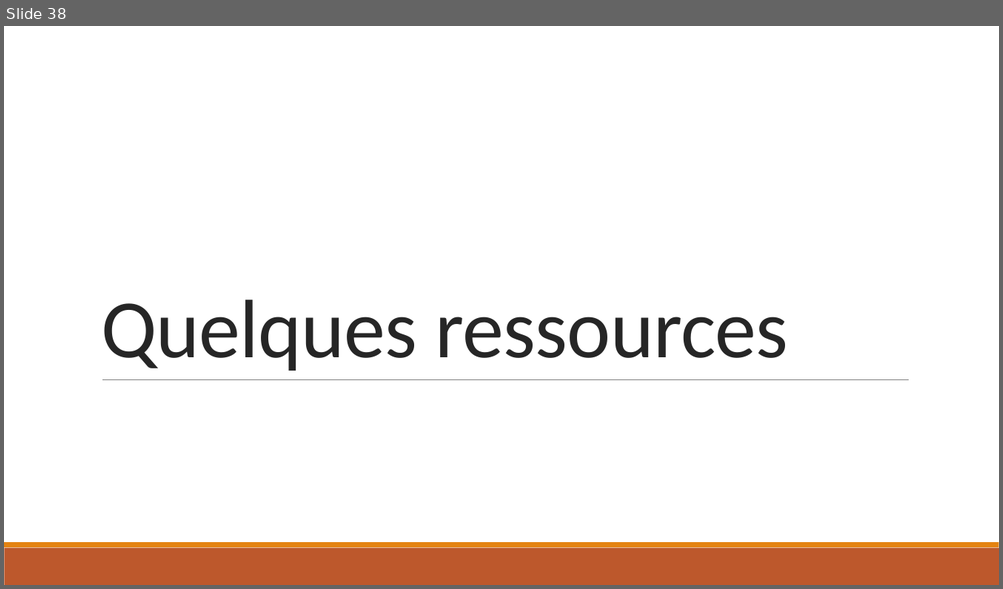
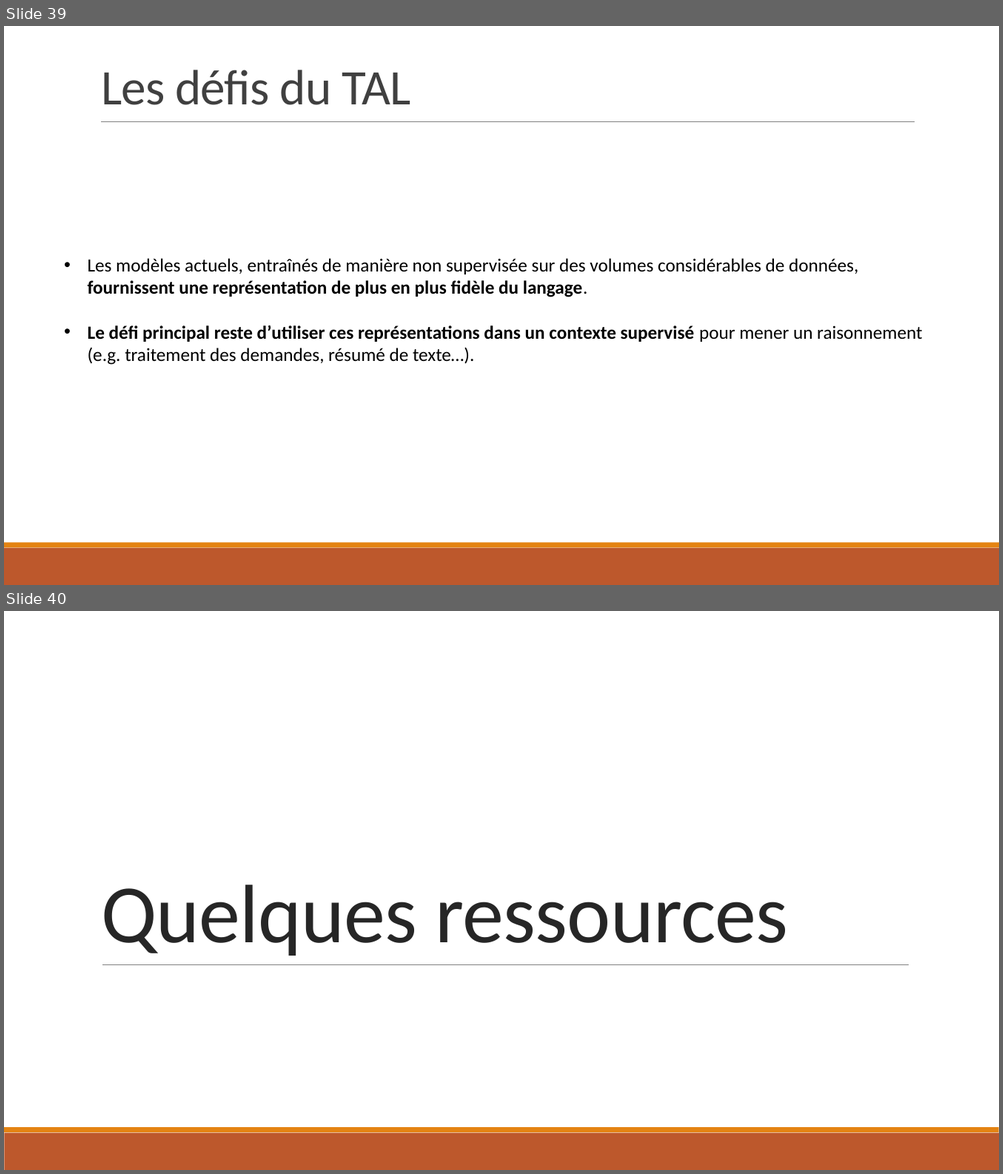
Before and after one commit to tomduquennoy/deep-learning, a slide deck: NLP/presentation/Cours_TALN_Supaero_2020.pptx. Shown one above the other, each under a label of ours: slide 38 before the commit, slides 39 and 40 after it. The pictures are 1003x589 and 1003x1174 pixels, drawn with LibreOffice and Linux fonts; fonts in the diff are those of the drawing. Boxes give left, top, right and bottom in pixels: in the first picture for what was removed or moved away, otherwise in the second. Text is boxed around its words. In the diff, an @@ line names an element or a change of style, - is before the commit and + after.

```diff
--- a/NLP/presentation/Cours_TALN_Supaero_2020.pptx
+++ b/NLP/presentation/Cours_TALN_Supaero_2020.pptx
@@ slide 39 added at [4, 26, 999, 585], background #FFFFFF; not listed: 2 template elements that a slide beside it also shows @@
@@ title added at [101, 70, 410, 105], 48 pt, text #404040 @@
+Les défis du TAL
@@ line added from (101, 121) to (914, 121), #808080 0.5 pt @@
@@ text added at [88, 258, 922, 365], 18 pt, text #000000 @@
+• Les modèles actuels, entraînés de manière non supervisée sur des volumes considérables de données, fournissent une représentation de plus en plus fidèle du langage.
+• Le défi principal reste d’utiliser ces représentations dans un contexte supervisé pour mener un raisonnement (e.g. traitement des demandes, résumé de texte…).
@@ what was slide 38 is now slide 40 @@
```
Also in this commit, not shown: 2 other slides added, 1 slide removed, 2 other files.
